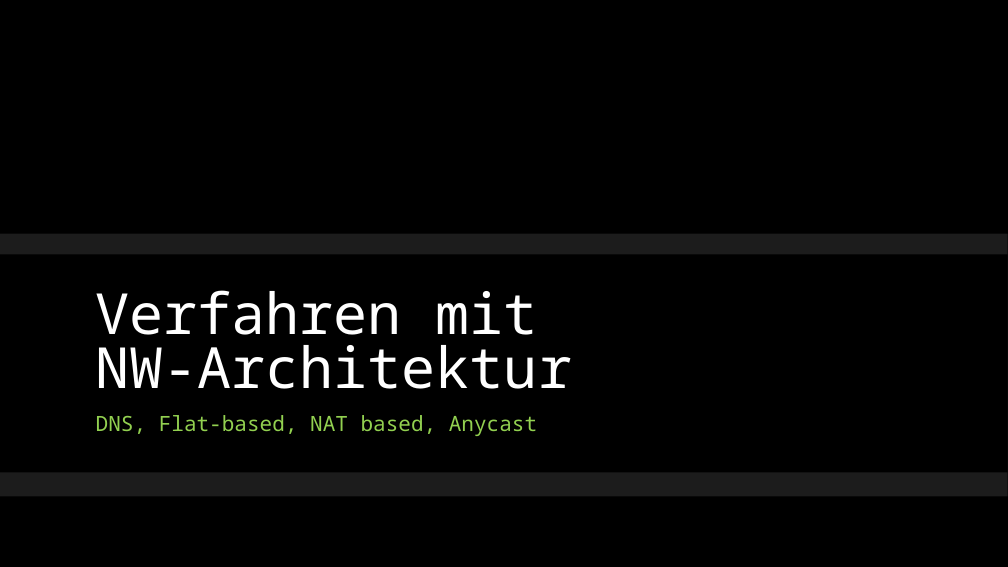
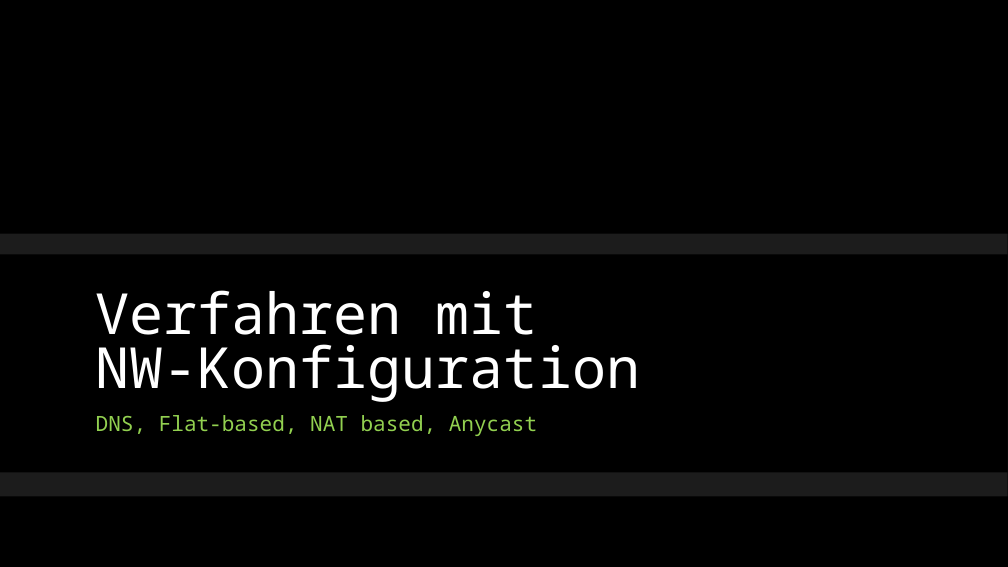
Before and after one commit to mseidl-tgm/1stRow4BHIT, a slide deck: slide 16 of DEZSYS/DEZSYS_LoadBalancing_Präsentation/Load Balancing.pptx. Drawn at 1008x567 pixels with LibreOffice and Linux fonts; fonts in the diff are those of the drawing; background and template pictures are left out. Boxes give left, top, right and bottom in pixels: in the first picture for what was removed or moved away, otherwise in the second. Text is boxed around its words. In the diff, an @@ line names an element or a change of style, - is before the commit and + after.

```diff
--- a/DEZSYS/DEZSYS_LoadBalancing_Präsentation/Load Balancing.pptx
+++ b/DEZSYS/DEZSYS_LoadBalancing_Präsentation/Load Balancing.pptx
@@ title at [96, 290, 640, 402]: text changed @@
-Verfahren mit
-NW-Architektur
+Verfahren mit
+NW-Konfiguration
```
Also in this commit, not shown: 21 other slides changed, 10 other files.
